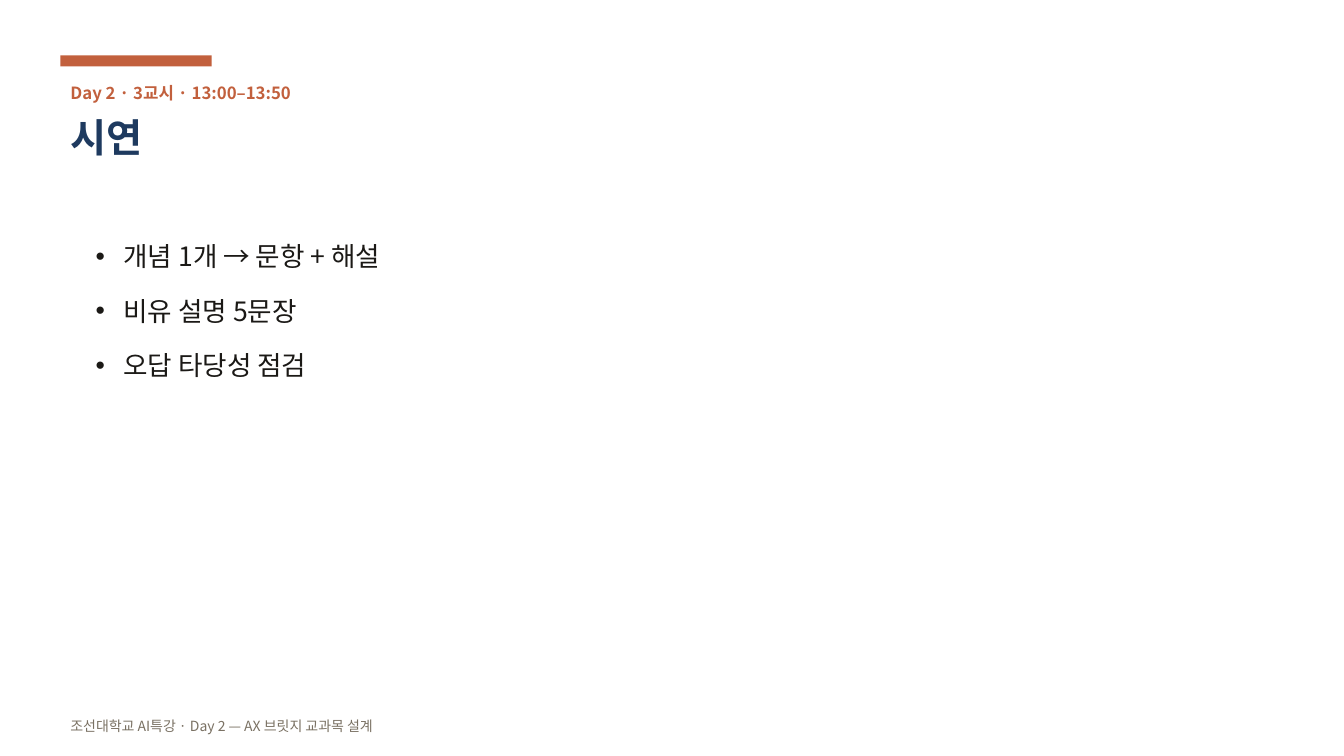
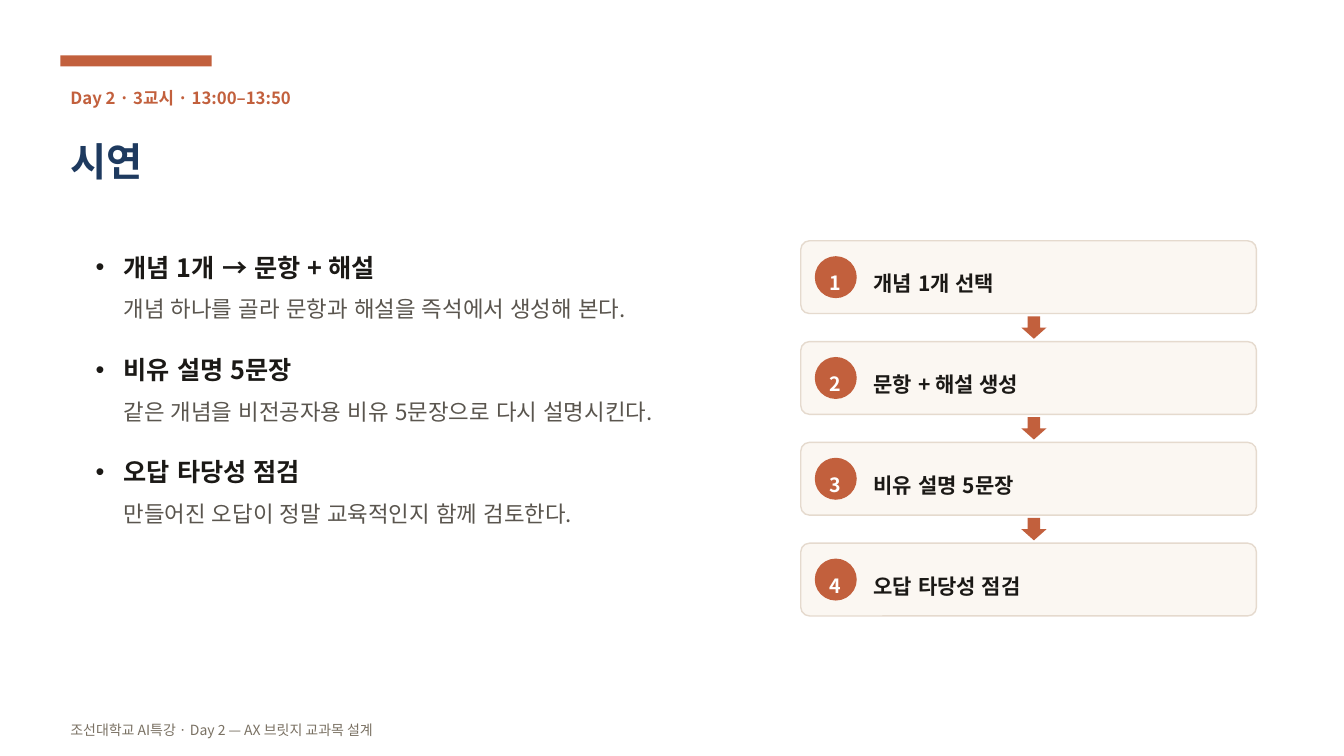
Before and after one commit to aebonlee/chosun, a slide deck: slide 29 of public/ppt/chosun-ai-day2.pptx (slide 21 before the commit). Drawn at 1344x756 pixels with LibreOffice and Linux fonts; fonts in the diff are those of the drawing. Boxes give left, top, right and bottom in pixels: in the first picture for what was removed or moved away, otherwise in the second. Text is boxed around its words. In the diff, an @@ line names an element or a change of style, - is before the commit and + after.

```diff
--- a/public/ppt/chosun-ai-day2.pptx
+++ b/public/ppt/chosun-ai-day2.pptx
@@ text at <box>124,255,652,524</box>: text changed; size 19 to 16 pt; text colour #1B1916 to #5A554E @@
-• 개념 1개 → 문항 + 해설
-• 비유 설명 5문장
-• 오답 타당성 점검
+• 개념 1개 → 문항 + 해설
+  개념 하나를 골라 문항과 해설을 즉석에서 생성해 본다.
+• 비유 설명 5문장
+  같은 개념을 비전공자용 비유 5문장으로 다시 설명시킨다.
+• 오답 타당성 점검
+  만들어진 오답이 정말 교육적인지 함께 검토한다.
@@ rounded rectangle added at <box>801,241,1256,314</box>, fill #FBF7F2, outline #E5DACE 1 pt @@
@@ ellipse added at <box>815,256,857,298</box>, fill #C2603D, 14 pt, text #FFFFFF, bold @@
+1
@@ text added at <box>874,273,995,293</box>, 15 pt, text #1B1916, bold @@
+개념 1개 선택
@@ down arrow added at <box>1021,317,1047,339</box>, fill #C2603D @@
@@ rounded rectangle added at <box>801,342,1256,414</box>, fill #FBF7F2, outline #E5DACE 1 pt @@
@@ ellipse added at <box>815,357,857,399</box>, fill #C2603D, 14 pt, text #FFFFFF, bold @@
+2
@@ text added at <box>874,374,1019,394</box>, 15 pt, text #1B1916, bold @@
+문항 + 해설 생성
@@ down arrow added at <box>1021,417,1047,440</box>, fill #C2603D @@
@@ rounded rectangle added at <box>801,443,1256,515</box>, fill #FBF7F2, outline #E5DACE 1 pt @@
@@ ellipse added at <box>815,458,857,500</box>, fill #C2603D, 14 pt, text #FFFFFF, bold @@
+3
@@ text added at <box>874,475,1014,495</box>, 15 pt, text #1B1916, bold @@
+비유 설명 5문장
@@ down arrow added at <box>1021,518,1047,540</box>, fill #C2603D @@
@@ rounded rectangle added at <box>801,543,1256,616</box>, fill #FBF7F2, outline #E5DACE 1 pt @@
@@ ellipse added at <box>815,559,857,601</box>, fill #C2603D, 14 pt, text #FFFFFF, bold @@
+4
@@ text added at <box>874,576,1021,596</box>, 15 pt, text #1B1916, bold @@
+오답 타당성 점검
@@ line spacing 1 to 1.5 in 3 elements at <box>70,90,291,108</box>, <box>70,143,142,180</box>, <box>70,723,373,738</box> @@
```
Also in this commit, not shown: 48 other slides changed, 28 slides added, 1 other file.
